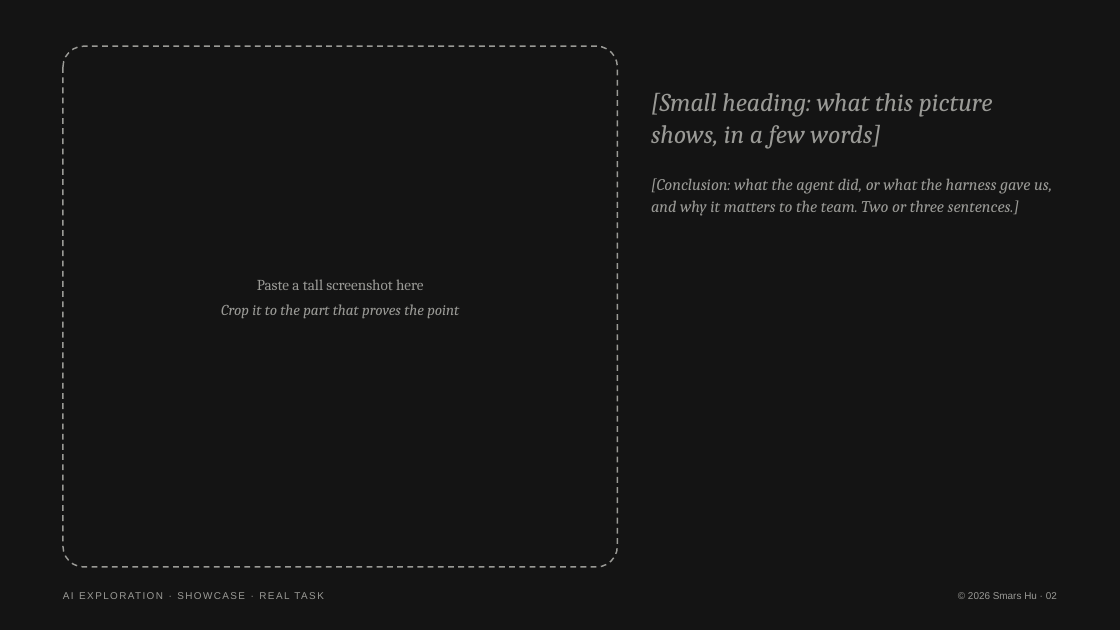
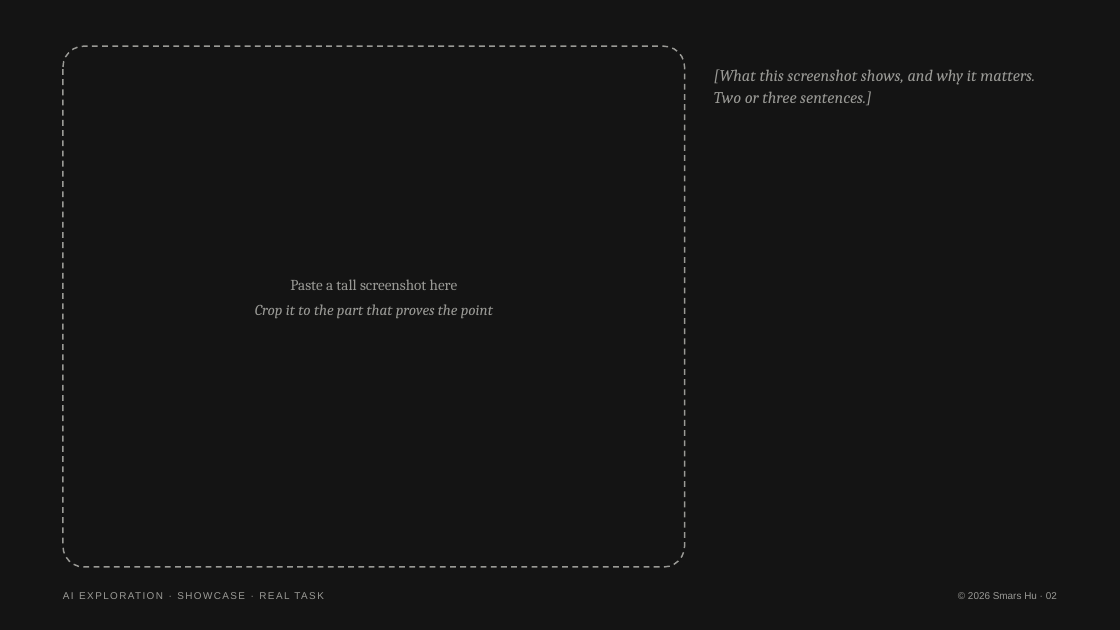
Before and after one commit to Smars-Bin-Hu/ai-exploration, a slide deck: slide 2 of Showcase/Real Tasks/_template/Real task template.pptx. Drawn at 1120x630 pixels with LibreOffice and Linux fonts; fonts in the diff are those of the drawing. Boxes give left, top, right and bottom in pixels: in the first picture for what was removed or moved away, otherwise in the second. Text is boxed around its words. In the diff, an @@ line names an element or a change of style, - is before the commit and + after.

```diff
--- a/Showcase/Real Tasks/_template/Real task template.pptx
+++ b/Showcase/Real Tasks/_template/Real task template.pptx
@@ rounded rectangle: place and size @@
-rounded rectangle at box(63, 46, 618, 567)
+rounded rectangle at box(63, 46, 685, 567)
@@ text at box(714, 69, 1035, 105): text changed @@
-[Conclusion: what the agent did, or what the harness gave us, and why it matters to the team. Two or three sentences.]
+[What this screenshot shows, and why it matters. Two or three sentences.]
@@ text removed at box(651, 93, 993, 148) @@
-[Small heading: what this picture shows, in a few words]
@@ text "Paste a tall screenshot here": place and size @@
-text "Paste a tall screenshot here" at box(221, 279, 459, 318)
+text "Paste a tall screenshot here" at box(255, 279, 493, 318)
```
Also in this commit, not shown: 2 other slides changed, 53 other files.
